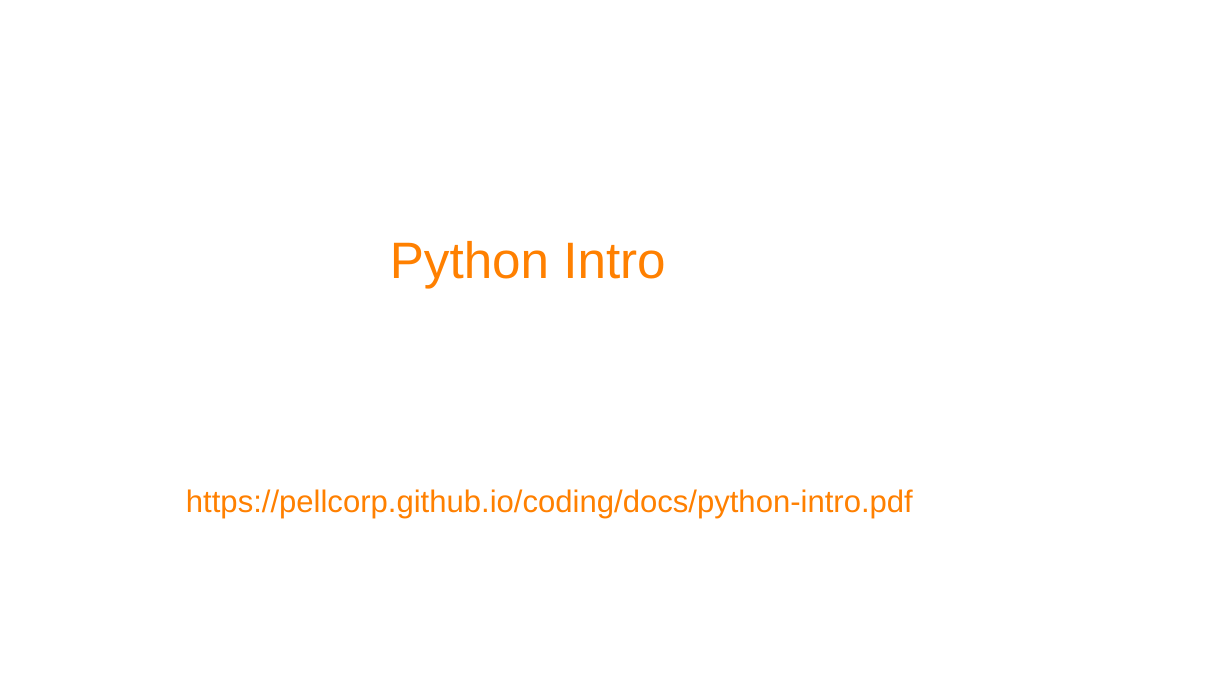
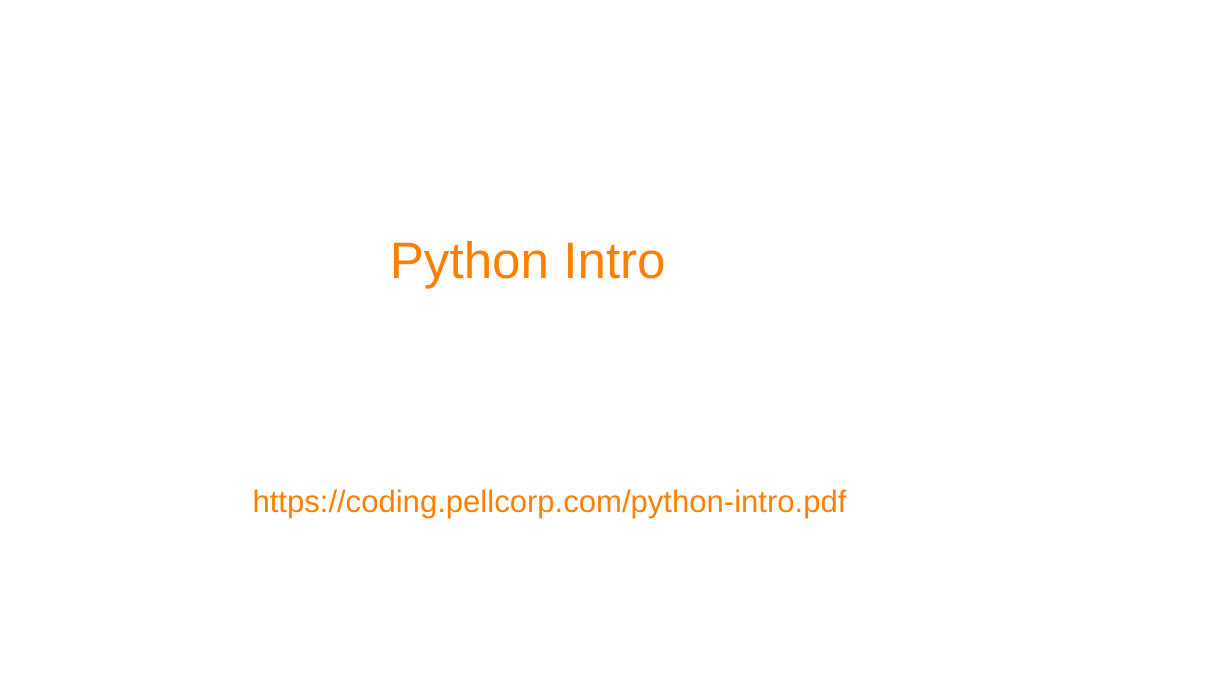
Before and after one commit to pellcorp/coding, a slide deck: slide 1 of docs/python-intro.odp. Drawn at 1232x693 pixels with LibreOffice and Linux fonts; fonts in the diff are those of the drawing; background and template pictures are left out. Boxes give left, top, right and bottom in pixels: in the first picture for what was removed or moved away, otherwise in the second. Text is boxed around its words. In the diff, an @@ line names an element or a change of style, - is before the commit and + after.

```diff
--- a/docs/python-intro.odp
+++ b/docs/python-intro.odp
@@ title at <box>253,489,847,519</box>: text changed @@
-https://pellcorp.github.io/coding/docs/python-intro.pdf
+https://coding.pellcorp.com/python-intro.pdf
```
Also in this commit, not shown: 2 other files.
